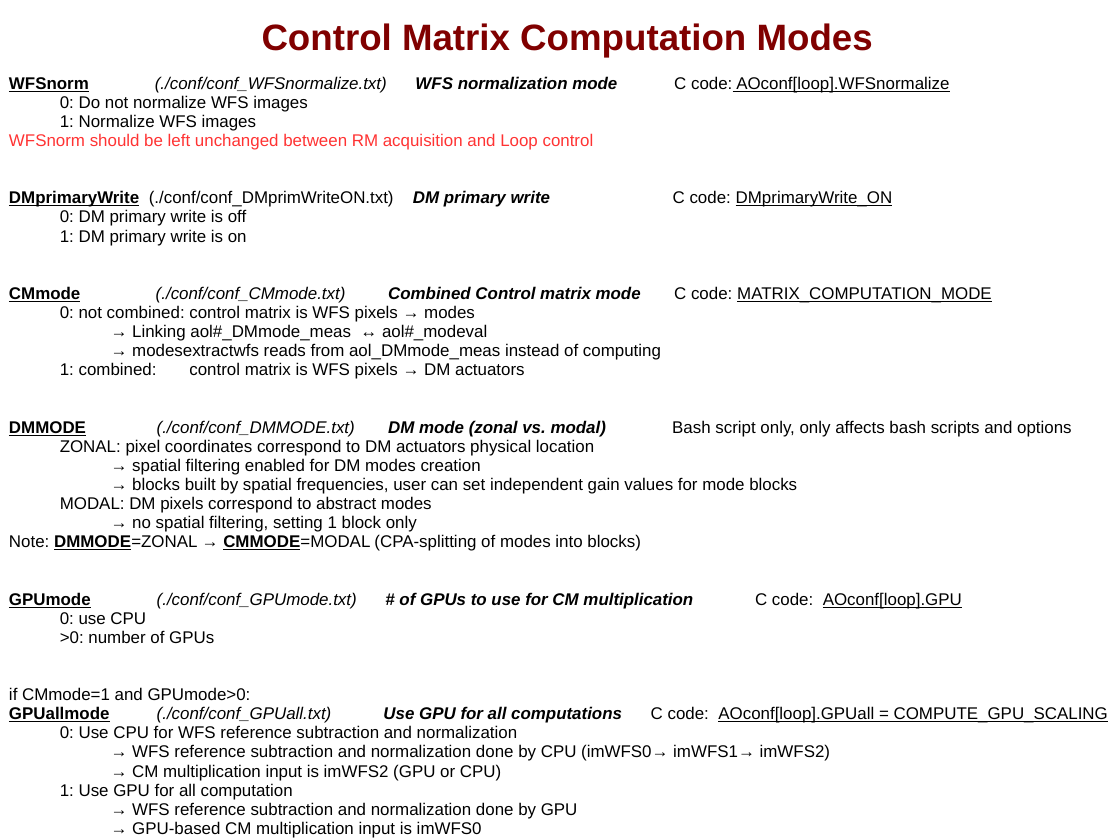
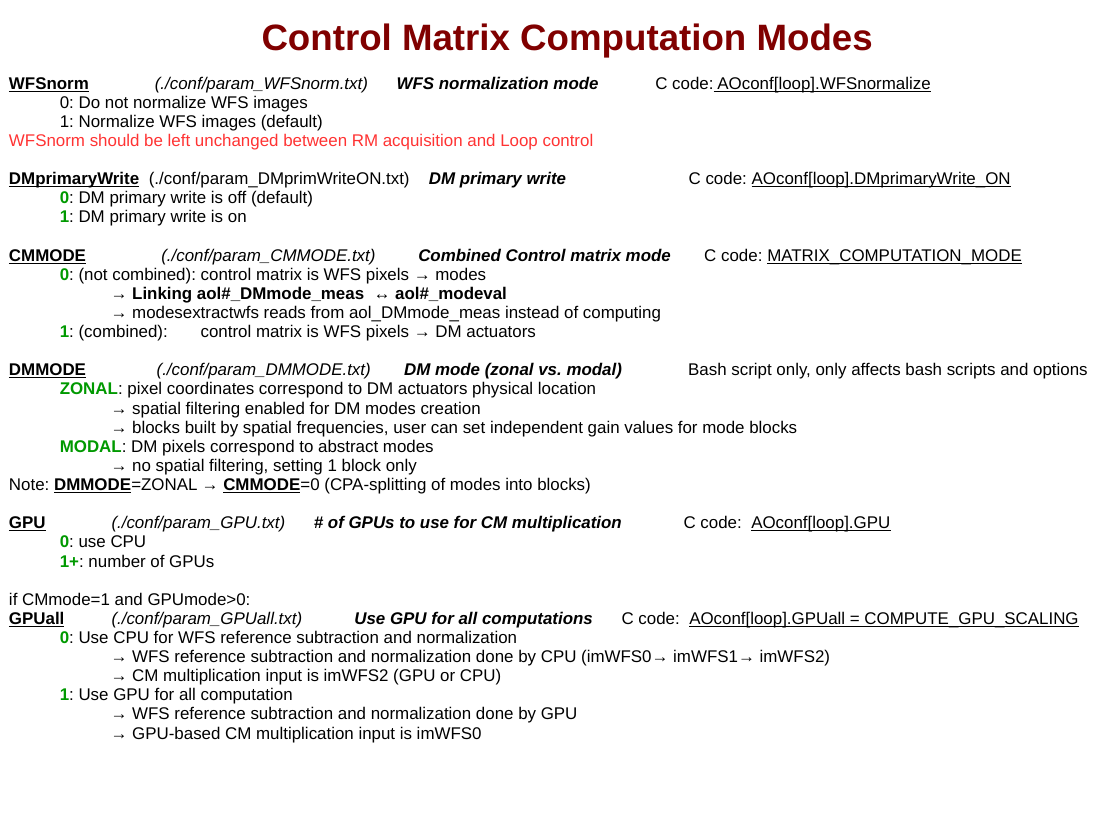
Before and after one commit to oguyon/AdaptiveOpticsControl, a slide deck: slide 7 of src/AOloopControl/docdir/AOloopControl_figs.ppt. Drawn at 1120x840 pixels with LibreOffice and Linux fonts; fonts in the diff are those of the drawing. Boxes give left, top, right and bottom in pixels: in the first picture for what was removed or moved away, otherwise in the second. Text is boxed around its words. In the diff, an @@ line names an element or a change of style, - is before the commit and + after.

```diff
--- a/src/AOloopControl/docdir/AOloopControl_figs.ppt
+++ b/src/AOloopControl/docdir/AOloopControl_figs.ppt
@@ text at [9,76,1087,743]: text changed @@
->0: number of GPUs
+1+: number of GPUs
@@ text at [9,76,598,93]: text changed @@
-WFSnorm (./conf/conf_WFSnormalize.txt) WFS normalization mode C code: AOconf[loop].WFSnormalize
+WFSnorm (./conf/param_WFSnorm.txt) WFS normalization mode C code: AOconf[loop].WFSnormalize
@@ text at [60,114,323,131]: text changed @@
-1: Normalize WFS images
+1: Normalize WFS images (default)
@@ text at [9,171,410,207]: text changed @@
-DMprimaryWrite (./conf/conf_DMprimWriteON.txt) DM primary write C code: DMprimaryWrite_ON
-0: DM primary write is off
+DMprimaryWrite (./conf/param_DMprimWriteON.txt) DM primary write C code: AOconf[loop].DMprimaryWrite_ON
+0: DM primary write is off (default)
@@ text at [60,209,596,704]: text colour #000000 to #009900 in "1:", "ZONAL:", "MODAL:", "0:" and 2 more places; bold on in "1:", "Linking aol#_DMmode_meas ↔ aol#_modeval", "ZONAL:", "MODAL:" and 3 more places @@
@@ text at [9,248,671,284]: text changed @@
-CMmode (./conf/conf_CMmode.txt) Combined Control matrix mode C code: MATRIX_COMPUTATION_MODE
-0: not combined: control matrix is WFS pixels → modes
+CMMODE (./conf/param_CMMODE.txt) Combined Control matrix mode C code: MATRIX_COMPUTATION_MODE
+0: (not combined): control matrix is WFS pixels → modes
@@ text at [9,324,1087,379]: text changed @@
-1: combined: control matrix is WFS pixels → DM actuators
-DMMODE (./conf/conf_DMMODE.txt) DM mode (zonal vs. modal) Bash script only, only affects bash scripts and options
+1: (combined): control matrix is WFS pixels → DM actuators
+DMMODE (./conf/param_DMMODE.txt) DM mode (zonal vs. modal) Bash script only, only affects bash scripts and options
@@ text at [9,477,890,532]: text changed @@
-Note: DMMODE=ZONAL → CMMODE=MODAL (CPA-splitting of modes into blocks)
-GPUmode (./conf/conf_GPUmode.txt) # of GPUs to use for CM multiplication C code: AOconf[loop].GPU
+Note: DMMODE=ZONAL → CMMODE=0 (CPA-splitting of modes into blocks)
+GPU (./conf/param_GPU.txt) # of GPUs to use for CM multiplication C code: AOconf[loop].GPU
@@ text at [9,611,1078,628]: text changed @@
-GPUallmode (./conf/conf_GPUall.txt) Use GPU for all computations C code: AOconf[loop].GPUall = COMPUTE_GPU_SCALING
+GPUall (./conf/param_GPUall.txt) Use GPU for all computations C code: AOconf[loop].GPUall = COMPUTE_GPU_SCALING
```
Also in this commit, not shown: 4 other slides changed, 3 slides added, 56 other files.
